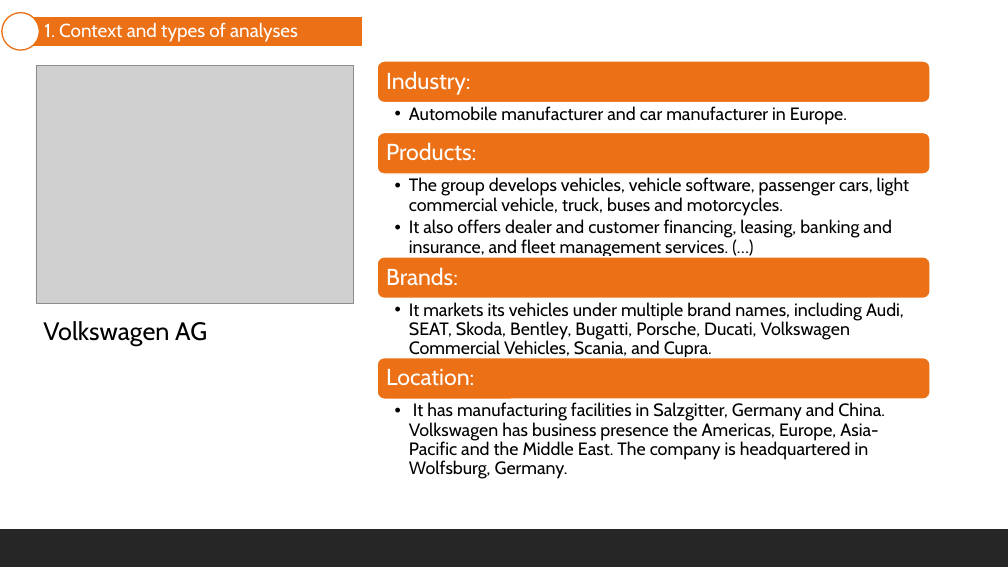
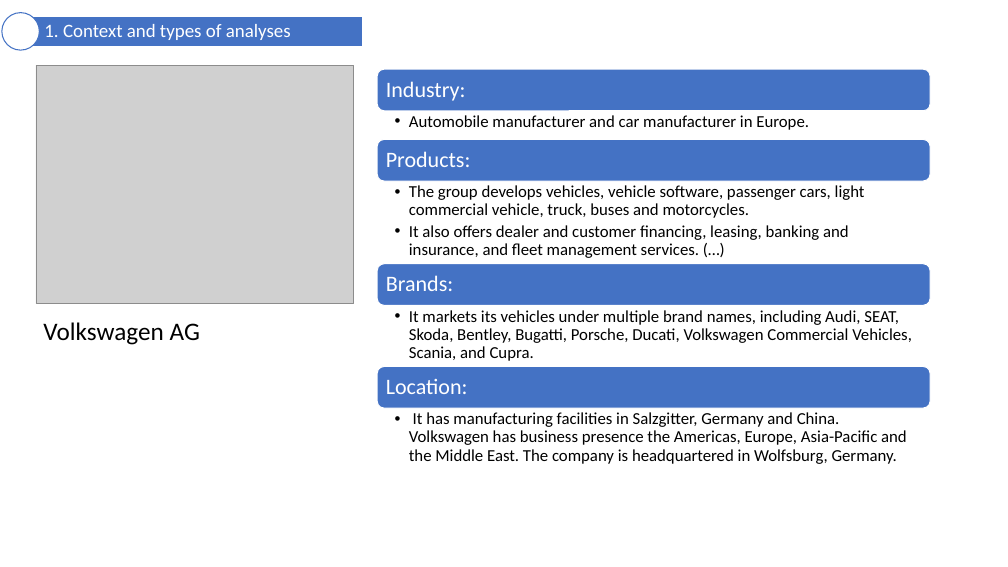
Before and after one commit to mortizm1988/lecture_financial_statements_analysis, a slide deck: slide 34 of topic_1_foundations.pptx. Drawn at 1008x567 pixels with LibreOffice and Linux fonts; fonts in the diff are those of the drawing; grey boxes stand for pictures. Boxes give left, top, right and bottom in pixels: in the first picture for what was removed or moved away, otherwise in the second. Text is boxed around its words. In the diff, an @@ line names an element or a change of style, - is before the commit and + after.

```diff
--- a/topic_1_foundations.pptx
+++ b/topic_1_foundations.pptx
@@ ellipse at (2, 13, 39, 51): outline #EC7016 1.25 pt to #4472C4 1 pt @@
@@ freeform shape "1. Context and types of ..." at (20, 17, 362, 47): font Cabin to Calibri; fill #EC7016 to #4472C4; outline #FFFFFF 1.25 pt to #FFFFFF 1 pt @@
@@ 4 texts, 2 rounded rectangles: place and size @@
-4 texts, 2 rounded rectangles at (377, 106, 930, 359)
+4 texts, 2 rounded rectangles at (377, 115, 930, 361)
@@ text "Volkswagen AG" at (43, 322, 200, 345): font Cabin to Calibri @@
@@ size 17 to 16 pt, font Cabin to Calibri in 4 elements at (409, 412, 907, 464), (409, 185, 865, 258), (409, 115, 809, 130), (409, 310, 912, 361) @@
@@ 2 texts, 2 rounded rectangles: place and size @@
-2 texts, 2 rounded rectangles at (377, 61, 930, 399)
+2 texts, 2 rounded rectangles at (377, 69, 930, 408)
@@ fill #EC7016 to #4472C4; outline #FFFFFF 1.25 pt to #FFFFFF 1 pt in 4 elements at (377, 139, 930, 181), (377, 264, 930, 306), (377, 69, 930, 110), (377, 367, 930, 408) @@
@@ size 22 to 21 pt, font Cabin to Calibri in 4 elements at (386, 151, 471, 167), (386, 275, 453, 291), (386, 81, 466, 101), (386, 379, 468, 394) @@
@@ text "It has manufacturing facilities in ...": place and size @@
-text "It has manufacturing facilities in ..." at (409, 402, 885, 479)
+text "It has manufacturing facilities in ..." at (409, 412, 907, 464)
@@ rectangle removed at (0, 529, 1008, 567) @@
```
Also in this commit, not shown: 37 other slides changed, 2 other files.
